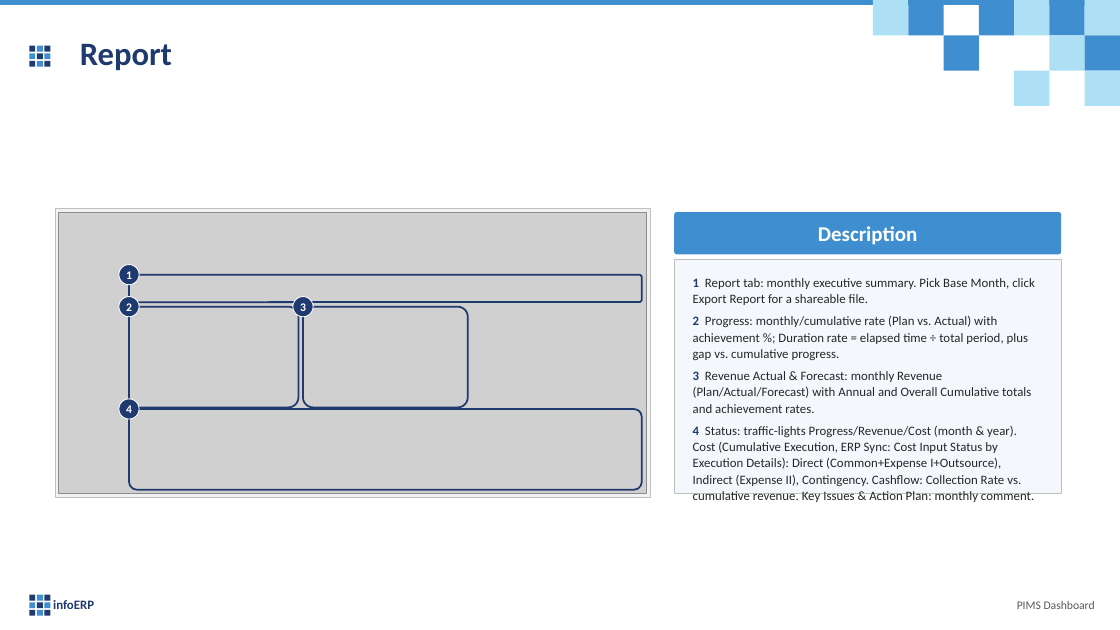
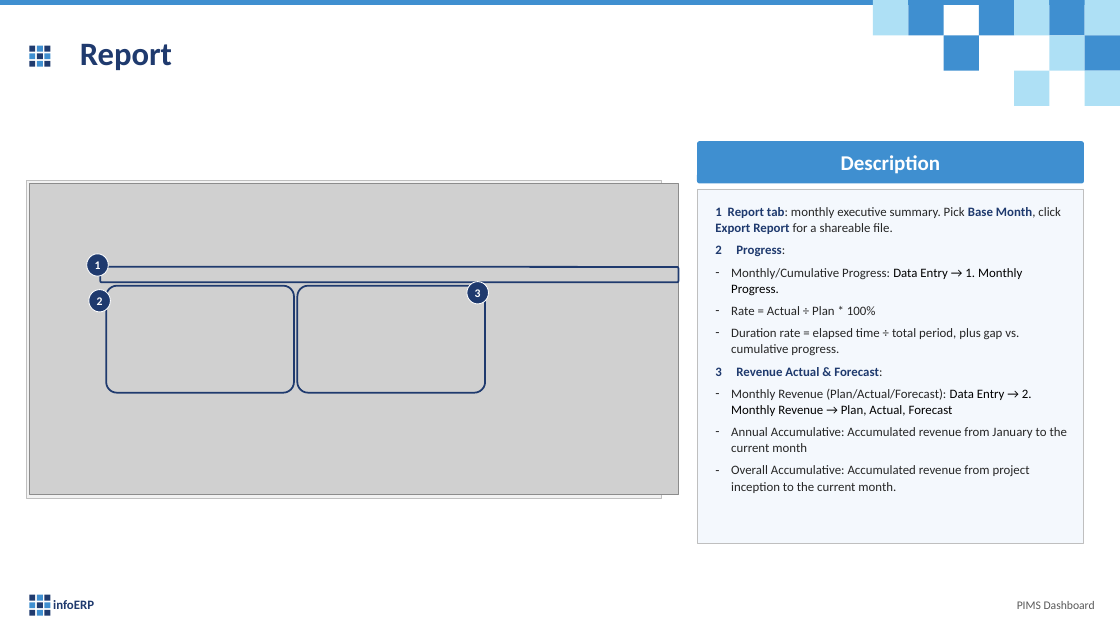
Before and after one commit to truongCLT/PIMS-DASHBOARD, a slide deck: slide 13 of docs/PIMS_Dashboard_User_Guide_Condensed.pptx (slide 12 before the commit). Drawn at 1120x630 pixels with LibreOffice and Linux fonts; fonts in the diff are those of the drawing; grey boxes stand for pictures. Boxes give left, top, right and bottom in pixels: in the first picture for what was removed or moved away, otherwise in the second. Text is boxed around its words. In the diff, an @@ line names an element or a change of style, - is before the commit and + after.

```diff
--- a/docs/PIMS_Dashboard_User_Guide_Condensed.pptx
+++ b/docs/PIMS_Dashboard_User_Guide_Condensed.pptx
@@ rounded rectangle "Description": place and size @@
-rounded rectangle "Description" at [675,212,1062,254]
+rounded rectangle "Description" at [697,141,1085,183]
@@ rectangle: place and size @@
-rectangle at [55,208,650,497]
+rectangle at [26,181,661,499]
@@ picture: place and size @@
-picture at [59,212,647,493]
+picture at [29,184,679,495]
@@ rectangle: place and size @@
-rectangle at [675,260,1062,494]
+rectangle at [697,189,1085,544]
@@ text at [715,207,1061,234]: text colour #262626 to #1F3A6E, bold on in "Report tab: Base Month, Export Report" @@
@@ text "1 Report tab: monthly executive ...": place and size @@
-text "1 Report tab: monthly executive ..." at [693,278,1035,486]
+text "1 Report tab: monthly executive ..." at [715,207,1067,493]
@@ ellipse "1": place and size @@
-ellipse "1" at [119,265,139,285]
+ellipse "1" at [87,254,108,276]
@@ rounded rectangle: place and size @@
-rounded rectangle at [129,275,643,302]
+rounded rectangle at [100,267,678,282]
@@ text at [731,245,1067,493]: text changed @@
-2 Progress: monthly/cumulative rate (Plan vs. Actual) with achievement %; Duration rate = elapsed time ÷ total period, plus gap vs. cumulative progress.
-3 Revenue Actual & Forecast: monthly Revenue (Plan/Actual/Forecast) with Annual and Overall Cumulative totals and achievement rates.
-4 Status: traffic-lights Progress/Revenue/Cost (month & year). Cost (Cumulative Execution, ERP Sync: Cost Input Status by Execution Details): Direct (Common+Expense I+Outsource), Indirect (Expense II), Contingency. Cashflow: Collection Rate vs. cumulative revenue. Key Issues & Action Plan: monthly comment.
+2 Progress:
+– Monthly/Cumulative Progress: Data Entry → 1. Monthly Progress.
+– Rate = Actual ÷ Plan * 100%
+– Duration rate = elapsed time ÷ total period, plus gap vs. cumulative progress.
+3 Revenue Actual & Forecast:
+– Monthly Revenue (Plan/Actual/Forecast): Data Entry → 2. Monthly Revenue → Plan, Actual, Forecast
+– Annual Accumulative: Accumulated revenue from January to the current month
+– Overall Accumulative: Accumulated revenue from project inception to the current month.
@@ ellipse "2": place and size @@
-ellipse "2" at [119,297,139,317]
+ellipse "2" at [89,290,111,313]
@@ rounded rectangle: place and size @@
-rounded rectangle at [129,307,299,408]
+rounded rectangle at [106,286,294,392]
@@ rounded rectangle: place and size @@
-rounded rectangle at [303,307,468,408]
+rounded rectangle at [297,286,486,392]
@@ ellipse "3": place and size @@
-ellipse "3" at [293,297,313,317]
+ellipse "3" at [467,281,489,304]
@@ ellipse removed at [119,399,139,419] @@
-4
@@ rounded rectangle removed at [129,409,643,490] @@
```
Also in this commit, not shown: 36 other slides changed, 4 slides added, 1 slide removed, 7 other files.
